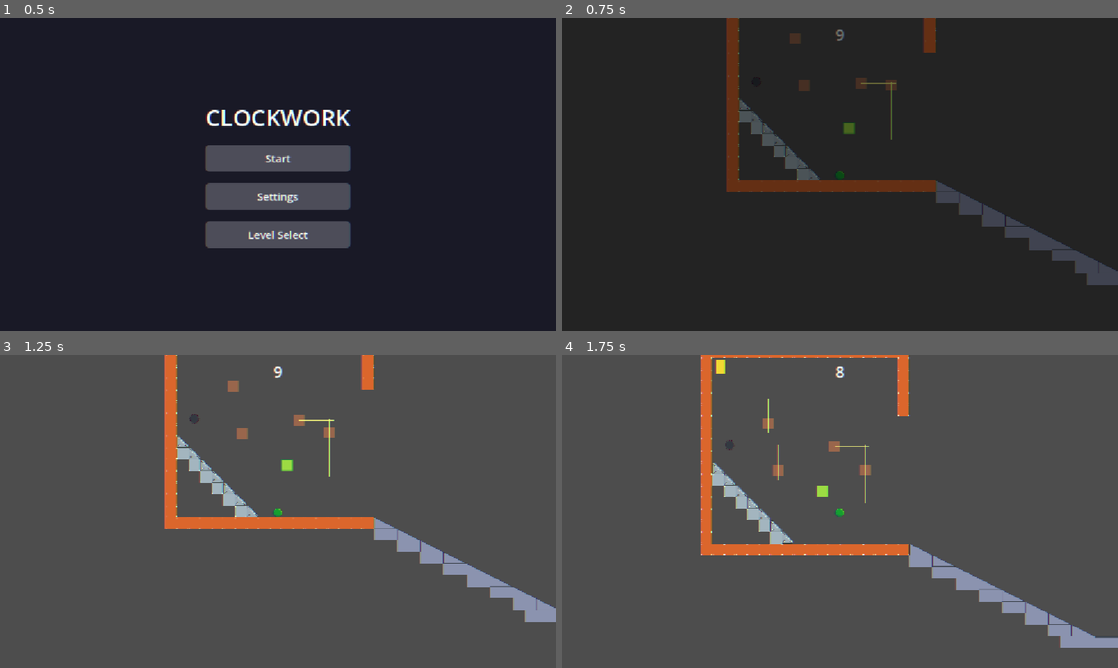
Above: before the commit, frames 1-4 (two rows, left to right).
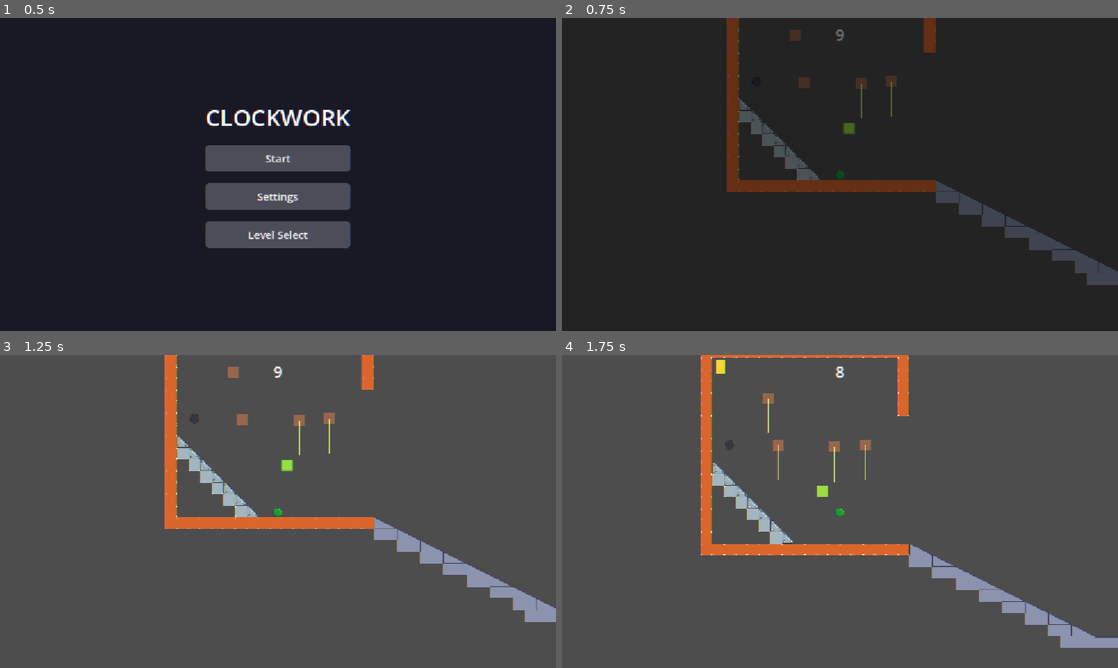
Above: after the commit, the same moments.

Repository: swan-eternal/clockwork
Game: Godot game, scene res://scenes/main_menu.tscn
Two runs of this game, one before a commit and one after it. Both use one fixed random seed, a clock stepped at 60 frames per second and the inputs below.
Inputs:
- Up to frame 1 (0.5 s): no input
- Up to frame 2 (0.75 s): click "Start" at 0.5 s
- Up to frame 3 (1.25 s): no input
- Up to frame 4 (1.75 s): tap Enter (ui_accept) at 1.25, 1.52 s; hold Right (ui_right) from 1.28 s (still down)

Frame 1 is identical in both runs. In frame 2, 0.2% of the frame differs, in the area x 41-61%, y 3-39%; in frame 3, 0.5%, in the area x 40-61%, y 3-39%; in frame 4, 0.5%.
Error after the commit: Parse Error: No constructor of "PackedVector2Array" matches the signature "PackedVector2Array(int, int, int, int, int, int, int, int)". (res://scripts/platform…

Commit message:
Add 30x60 wide platform variant (platform_2x1.tscn)

Diff:
--- /dev/null
+++ b/scenes/platform_2x1.tscn
@@ -0,0 +1,23 @@
+[gd_scene format=3 uid="uid://d8w2x4g6n1q5p"]
+
+[ext_resource type="Script" path="res://scripts/platform.gd" id="1_platform"]
+
+[sub_resource type="RectangleShape2D" id="RectangleShape2D_platform"]
+size = Vector2(60, 30)
+
+[node name="Platform" type="Node2D"]
+script = ExtResource("1_platform")
+
+[node name="AnimatableBody2D" type="AnimatableBody2D" parent="."]
+
+[node name="CollisionShape2D" type="CollisionShape2D" parent="AnimatableBody2D"]
+shape = SubResource("RectangleShape2D_platform")
+
+[node name="Polygon2D" type="Polygon2D" parent="AnimatableBody2D"]
+color = Color(0.6, 0.4, 0.3, 1)
+polygon = PackedVector2Array(-30, -15, 30, -15, 30, 15, -30, 15)
+
+[node name="RailPreview" type="Line2D" parent="."]
+points = PackedVector2Array(0, 0, 0, 96)
+width = 2.0
+default_color = Color(1, 1, 0.5, 0.8)
--- a/scripts/platform.gd
+++ b/scripts/platform.gd
@@ -48,6 +48,7 @@
 		axis = value
 		_rail_direction = Vector2.RIGHT if axis == Axis.X else Vector2.DOWN
 		_update_rail_preview()
+		_update_platform_size()
 		_update_position()
 
 ## Rail length in units of 32 pixels (matching the default tile size).
@@ -91,6 +92,11 @@
 var _direction: float = 1.0
 # False when gravity is perpendicular to rail -- platform stays still.
 var _active: bool = false
+# True for 30x60 (2-tile-wide) platforms, false for 30x30. Auto-detected
+# by _update_platform_size() from the CollisionShape2D's bounding box
+# (width != height), so the same script works for both platform.tscn
+# and platform_2x1.tscn without an explicit @export flag.
+var _is_wide_platform: bool = false
 
 func _ready() -> void:
 	# _t was already set by the starting_position setter. Re-apply in
@@ -148,6 +154,40 @@
 	_direction = motion_sign
 	_active = true
 
+# Update the platform's collision shape and polygon visual based on the
+# current axis. For 30x30 platforms, no change. For 30x60 (wide) platforms,
+# the long side is always perpendicular to the rail: Y axis -> long side
+# horizontal (60 wide x 30 tall, polygon (-30,-15) to (30,15)); X axis ->
+# long side vertical (30 wide x 60 tall, polygon (-15,-30) to (15,30)).
+# The wrapper node is at (0,0) so the rail line (line points [0,0] to
+# [rail_direction * rail_length]) always passes through the platform's
+# center, satisfying the "rail through the middle" requirement.
+# Auto-detects wide from the initial shape (width != height), so this
+# works for both platform.tscn (30x30) and platform_2x1.tscn (30x60)
+# without per-scene configuration.
+func _update_platform_size() -> void:
+	var body := get_node_or_null("AnimatableBody2D")
+	if not body:
+		return
+	var collision_shape_node := body.get_node_or_null("CollisionShape2D")
+	if not collision_shape_node or not collision_shape_node.shape is RectangleShape2D:
+		return
+	var shape := collision_shape_node.shape as RectangleShape2D
+	_is_wide_platform = shape.size.x != shape.size.y
+	if not _is_wide_platform:
+		return
+	var polygon := body.get_node_or_null("Polygon2D") as Polygon2D
+	if axis == Axis.Y:
+		# Vertical rail: long side horizontal.
+		shape.size = Vector2(60, 30)
+		if polygon:
+			polygon.polygon = PackedVector2Array(-30, -15, 30, -15, 30, 15, -30, 15)
+	else:
+		# Horizontal rail: long side vertical.
+		shape.size = Vector2(30, 60)
+		if polygon:
+			polygon.polygon = PackedVector2Array(-15, -30, 15, -30, 15, 30, -15, 30)
+
 # Updates the platform body's local position along the rail. Looks up
 # the body via get_node_or_null() (not @onready) so this works in the
 # editor as well as at runtime -- @onready vars are null in the editor
Not shown, changed: README.md
